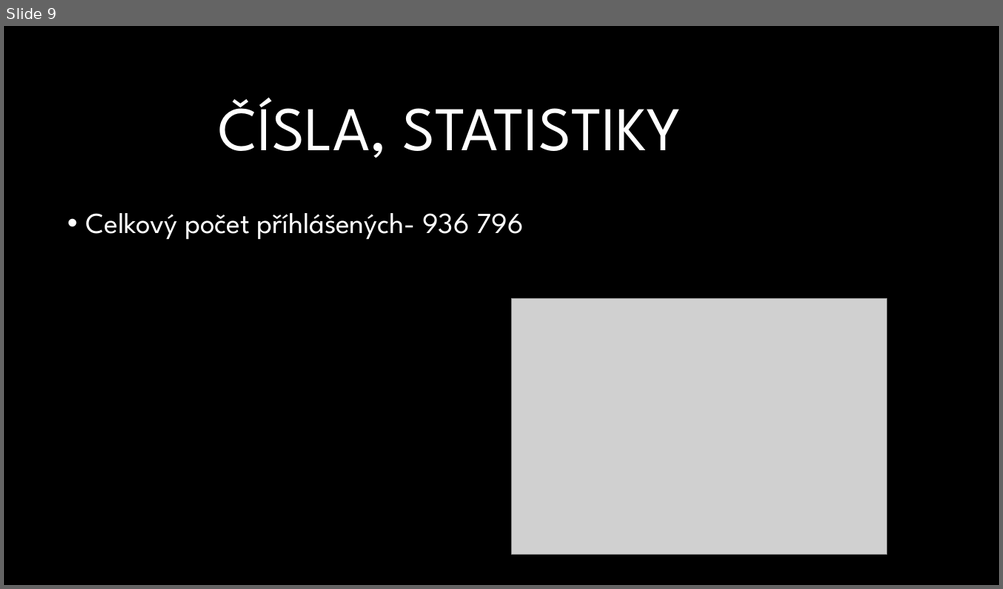
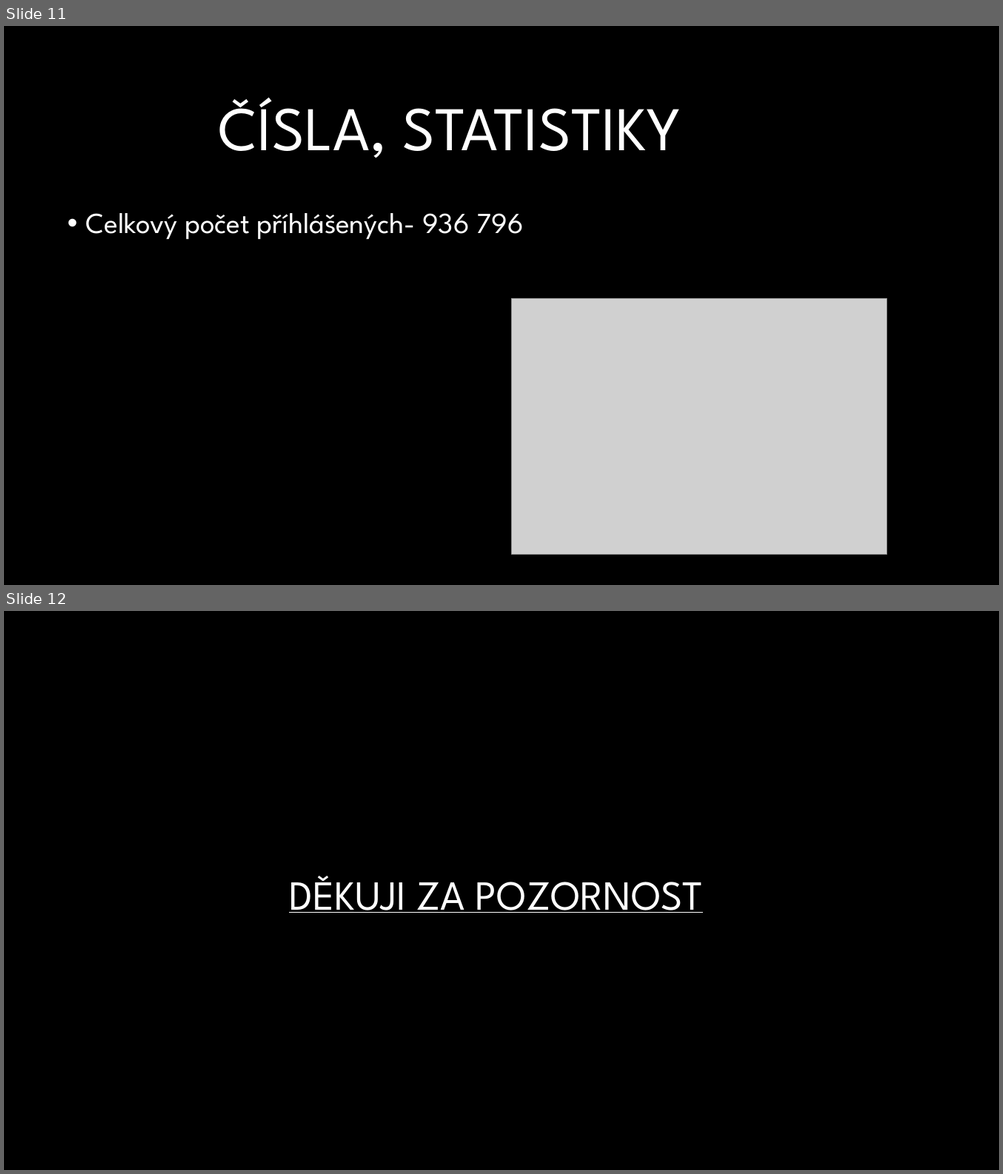
Before and after one commit to teenyRadekr/MojeID, a slide deck: Roller.pptx. Shown one above the other, each under a label of ours: slide 9 before the commit, slides 11 and 12 after it. The pictures are 1003x589 and 1003x1174 pixels, drawn with LibreOffice and Linux fonts; fonts in the diff are those of the drawing; grey boxes stand for pictures; background and template pictures are left out. Boxes give left, top, right and bottom in pixels: in the first picture for what was removed or moved away, otherwise in the second. Text is boxed around its words. In the diff, an @@ line names an element or a change of style, - is before the commit and + after.

```diff
--- a/Roller.pptx
+++ b/Roller.pptx
@@ slide 12 added at <box>4,611,999,1170</box>, background #000000 @@
@@ title added at <box>289,876,703,913</box>, 40 pt, text #FFFFFF, underline @@
+DĚKUJI ZA POZORNOST
@@ what was slide 9 is now slide 11 @@
```
Also in this commit, not shown: 2 slides changed, 4 other slides added, 2 slides removed.
